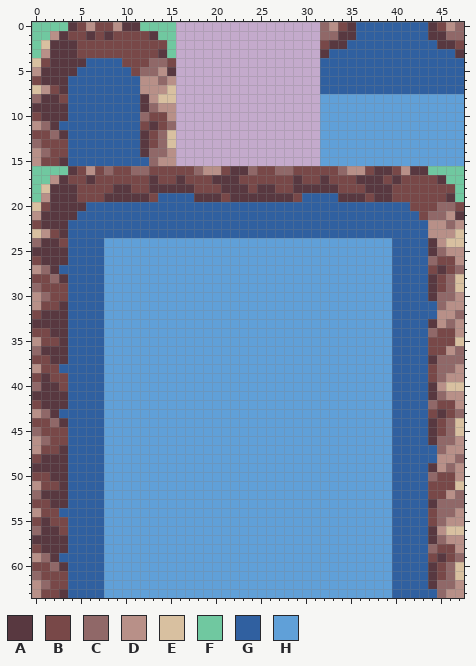
Pixel-art sprite -- Graphics/Autotiles/Still water.png. That is the earlier state.
The file is 96x128 pixels, drawn in blocks of 2x2; one block is one cell here.
Palette (. is transparent): A #583840  B #784848  C #906868  D #b89088  E #d8c0a0  F #70c8a0  G #3060a0  H #60a0d8
Pixels before (only the part around the change), first column x 0:
 0 FFFFABDBBDAAFFFF................CDBAGGGGGGGGABDC
 1 FFDABBABABBBBAFF................CCAAGGGGGGGGAACC
 2 FEAAABBBBBBBBBBF................BAAGGGGGGGGGGAAB
 3 FDAAABBBBBBBBBAF................AGGGGGGGGGGGGGGA
 4 EBAAAAGGGGBBBCCB................GGGGGGGGGGGGGGGG
 5 DAAAAGGGGGGBCCDA................GGGGGGGGGGGGGGGG
 6 BAAAGGGGGGGGDDCD................GGGGGGGGGGGGGGGG
 7 EDBAGGGGGGGGDDDE................GGGGGGGGGGGGGGGG
 8 CAABGGGGGGGGADEE................HHHHHHHHHHHHHHHH
 9 AAAAGGGGGGGGACDD................HHHHHHHHHHHHHHHH
10 BAAAGGGGGGGGCBBD................HHHHHHHHHHHHHHHH
11 DCAGGGGGGGGGBABC................HHHHHHHHHHHHHHHH
12 BBCAGGGGGGGGABCE................HHHHHHHHHHHHHHHH
13 CBBBGGGGGGGGABCE................HHHHHHHHHHHHHHHH
14 DCBBGGGGGGGGACCD................HHHHHHHHHHHHHHHH
15 DBBAGGGGGGGGGCDD................HHHHHHHHHHHHHHHH
16 FFFFABDBCBBCCBBBBBCDDBAACBBCCBBBBBCDDBAABDAAFFFF
17 FFDABBABBBBBBABBABBBAAABBBBBBABBABBBAAABABBBBAFF
18 FEAAABBBBAABBAAAAABBBAAABAABBAAAAABBBAAABBBBBBBF
19 FDAAABBBAAAAABGGGGAAABAAAAAAABGGGGAAABAABBBBBBAF
20 EBAAAAGGGGGGGGGGGGGGGGGGGGGGGGGGGGGGGGGGGGBBBCCB
21 DAAAAGGGGGGGGGGGGGGGGGGGGGGGGGGGGGGGGGGGGGGBCCDA
22 BAAAGGGGGGGGGGGGGGGGGGGGGGGGGGGGGGGGGGGGGGGGDDCD
23 EDBAGGGGGGGGGGGGGGGGGGGGGGGGGGGGGGGGGGGGGGGGDDDE
24 CAABGGGGHHHHHHHHHHHHHHHHHHHHHHHHHHHHHHHHGGGGADEE
25 AAAAGGGGHHHHHHHHHHHHHHHHHHHHHHHHHHHHHHHHGGGGACDD
26 BAAAGGGGHHHHHHHHHHHHHHHHHHHHHHHHHHHHHHHHGGGGCBBD
27 DCAGGGGGHHHHHHHHHHHHHHHHHHHHHHHHHHHHHHHHGGGGBABC
28 BBCAGGGGHHHHHHHHHHHHHHHHHHHHHHHHHHHHHHHHGGGGABCE
29 CBBBGGGGHHHHHHHHHHHHHHHHHHHHHHHHHHHHHHHHGGGGABCE
30 DCBBGGGGHHHHHHHHHHHHHHHHHHHHHHHHHHHHHHHHGGGGACCD
31 DBBAGGGGHHHHHHHHHHHHHHHHHHHHHHHHHHHHHHHHGGGGGCDD
32 BAAAGGGGHHHHHHHHHHHHHHHHHHHHHHHHHHHHHHHHGGGGGDDC
33 AAAAGGGGHHHHHHHHHHHHHHHHHHHHHHHHHHHHHHHHGGGGADCD
34 BBAAGGGGHHHHHHHHHHHHHHHHHHHHHHHHHHHHHHHHGGGGCBBD
35 DBBAGGGGHHHHHHHHHHHHHHHHHHHHHHHHHHHHHHHHGGGGBBBE
36 CAAAGGGGHHHHHHHHHHHHHHHHHHHHHHHHHHHHHHHHGGGGBBDC
37 BBAAGGGGHHHHHHHHHHHHHHHHHHHHHHHHHHHHHHHHGGGGACCC
38 DBBGGGGGHHHHHHHHHHHHHHHHHHHHHHHHHHHHHHHHGGGGBCCD
39 BABBGGGGHHHHHHHHHHHHHHHHHHHHHHHHHHHHHHHHGGGGBCDD
40 CAABGGGGHHHHHHHHHHHHHHHHHHHHHHHHHHHHHHHHGGGGADEE
41 AAAAGGGGHHHHHHHHHHHHHHHHHHHHHHHHHHHHHHHHGGGGACDD
42 BAAAGGGGHHHHHHHHHHHHHHHHHHHHHHHHHHHHHHHHGGGGCBBD
43 DCAGGGGGHHHHHHHHHHHHHHHHHHHHHHHHHHHHHHHHGGGGBABC
44 BBCAGGGGHHHHHHHHHHHHHHHHHHHHHHHHHHHHHHHHGGGGABCE
45 CBBBGGGGHHHHHHHHHHHHHHHHHHHHHHHHHHHHHHHHGGGGABCE
46 DCBBGGGGHHHHHHHHHHHHHHHHHHHHHHHHHHHHHHHHGGGGACCD
47 DBBAGGGGHHHHHHHHHHHHHHHHHHHHHHHHHHHHHHHHGGGGGCDD
48 BAAAGGGGHHHHHHHHHHHHHHHHHHHHHHHHHHHHHHHHGGGGGDDC
49 AAAAGGGGHHHHHHHHHHHHHHHHHHHHHHHHHHHHHHHHGGGGADCD
50 BBAAGGGGHHHHHHHHHHHHHHHHHHHHHHHHHHHHHHHHGGGGCBBD
51 DBBAGGGGHHHHHHHHHHHHHHHHHHHHHHHHHHHHHHHHGGGGBBBE
52 CAAAGGGGHHHHHHHHHHHHHHHHHHHHHHHHHHHHHHHHGGGGBBDC
53 BBAAGGGGHHHHHHHHHHHHHHHHHHHHHHHHHHHHHHHHGGGGACCC
54 DBBGGGGGHHHHHHHHHHHHHHHHHHHHHHHHHHHHHHHHGGGGBCCD
55 BABBGGGGHHHHHHHHHHHHHHHHHHHHHHHHHHHHHHHHGGGGBCDD
56 CAABGGGGHHHHHHHHHHHHHHHHHHHHHHHHHHHHHHHHGGGGADEE
57 AAAAGGGGHHHHHHHHHHHHHHHHHHHHHHHHHHHHHHHHGGGGACDD
58 BAAAGGGGHHHHHHHHHHHHHHHHHHHHHHHHHHHHHHHHGGGGCBBD
59 DCAGGGGGHHHHHHHHHHHHHHHHHHHHHHHHHHHHHHHHGGGGBABC
60 BBCAGGGGHHHHHHHHHHHHHHHHHHHHHHHHHHHHHHHHGGGGABCE
61 CBBBGGGGHHHHHHHHHHHHHHHHHHHHHHHHHHHHHHHHGGGGABCE
62 DCBBGGGGHHHHHHHHHHHHHHHHHHHHHHHHHHHHHHHHGGGGACCD
63 DBBAGGGGHHHHHHHHHHHHHHHHHHHHHHHHHHHHHHHHGGGGGCDD
The result:
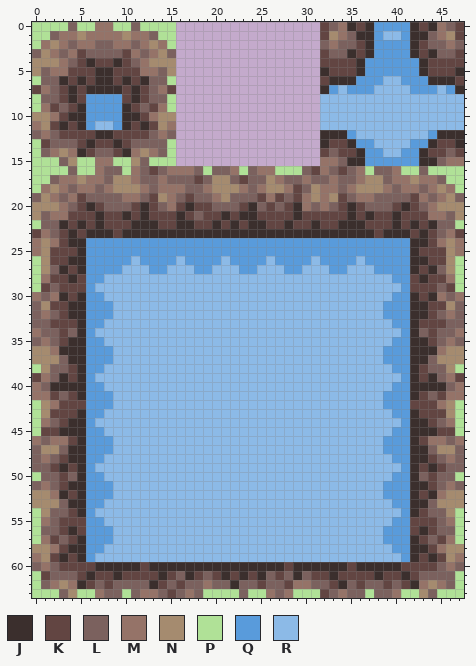
Colours new in this view: J #3b2f2d  K #624542  L #7b615e  M #957368  N #a58b6f  P #b0e197  Q #599bdb  R #8cbae7
The edit:
Changed rows in their new state; - is an unchanged pixel.
first column x 0:
 0 PPPPLPPMMPPLPPPP----------------KLMJKJQQQQJKJMLK
 1 PPLMMNMMMMNMMLPP----------------KNMLJJQRRQJJLMNK
 2 PMNMLMMLLMMLMNMP----------------LMLLKJQQQQJKLLML
 3 LNMLMKLLLLKMLMNL----------------KLLJKJQQQQJKJLLK
 4 NNNMLKJKKJKLMNNN----------------KKKKJQQQQQQJKKKK
 5 NLMMKKKJJKKKMMLN----------------JKKKJQQQQQQJKKKJ
 6 PLLJKJKJJKJKJLLP----------------KJJJQQQRRQQQJJJK
 7 KMLKJKJJJJKJKLMK----------------JQRQQQRRRRQQQRQJ
 8 PLLKJKQQQQKJKLLP----------------RRRRRRRRRRRRRRRR
 9 PMKLKJQQQQJKLKMP----------------RRRRRRRRRRRRRRRR
10 NNMKJJQQQQJJKMNN----------------RRRRRRRRRRRRRRRR
11 MNKJKJQRRQJKJKNM----------------RRRRRRRRRRRRRRRR
12 LMLKKKKJJKKKKLML----------------JJJQRRRRRRRRQJJJ
13 PKLLLKJKKJKLLLLP----------------JKKJQQRRRRQQJKKJ
14 PLMNMJKLLKJMNMLP----------------KLKKJQQRRQQJKKLK
15 PPPLNPPMMPPNLPPP----------------MMLJJQQQQQQJJLMM
16 PPPPLPPMLLPMLKLMMMLPLLMPLMMPPPLKMLKLMPLLMPPLPPPP
17 PPLMMNMMLNNMLLMLLLKLNNLKLLNMLLMLLMLLMNNLMMNMMLPP
18 PMNMLMMLMNNNMLMMMLLMNNNMLMNNMKLNMMLMNNNMLMMLMNMP
19 LNMLMKLLLLMMLKNMLKLLMNLLLKMKLKMNMNKLMMLLLLKMLMNL
20 NNNMLKJKLLLKJKLMKJKKLLLKJLKLKJMLMLKJKLLLKJKLMNNN
21 NLMMKKKJKKJKJKKKJKLKKJKJJKKKKJKKKKKJKJKKJKKKMMLN
22 PLLJKJKJKKKJJJKKJJKKJKJKJJKKJKKJKKJJJKKKJKJKJLLP
23 KMLKJKJJJKJJJJJJJJJJJJJJJJJJJJJJJJJJJJKJJJKJKLMK
24 MNMKJJQQQQQQQQQQQQQQQQQQQQQQQQQQQQQQQQQQQQJJKMNM
25 MNKKKJQQQQQQQQQQQQQQQQQQQQQQQQQQQQQQQQQQQQJKKKNM
26 PNKKJJQQQQQRQQQQRQQQQRQQQQRQQQQRQQQQRQQQQQJJKKNP
27 PNLJKJQQQQRRRQQRRRQQRRRQQRRRQQRRRQQRRRQQQQJKJLNP
28 PMKKJKQQRRRRRRRRRRRRRRRRRRRRRRRRRRRRRRRRQQKJKKMP
29 PKLKKKQRRRRRRRRRRRRRRRRRRRRRRRRRRRRRRRRRRQKKKLKP
30 MLMJKJQQRRRRRRRRRRRRRRRRRRRRRRRRRRRRRRRRQQJKJMLM
31 LNKKJJQQQRRRRRRRRRRRRRRRRRRRRRRRRRRRRRRQQQJJKKNL
32 LMLKJJQQQRRRRRRRRRRRRRRRRRRRRRRRRRRRRRRQQQJJKLML
33 LLKKKJQQRRRRRRRRRRRRRRRRRRRRRRRRRRRRRRRRQQJKKKLL
34 MLLKLJQRRRRRRRRRRRRRRRRRRRRRRRRRRRRRRRRRRQJLKLLM
35 LMLKJJQQRRRRRRRRRRRRRRRRRRRRRRRRRRRRRRRRQQJJKLML
36 NNMJJJQQQRRRRRRRRRRRRRRRRRRRRRRRRRRRRRRQQQJJJMNN
37 NNNLJJQQQRRRRRRRRRRRRRRRRRRRRRRRRRRRRRRQQQJJLNNN
38 PNLLKJQQRRRRRRRRRRRRRRRRRRRRRRRRRRRRRRRRQQJKLLNP
39 KMLJKJQRRRRRRRRRRRRRRRRRRRRRRRRRRRRRRRRRRQJKJLMK
40 MLJJJJQQRRRRRRRRRRRRRRRRRRRRRRRRRRRRRRRRQQJJJJLM
41 MMKLKJQQQRRRRRRRRRRRRRRRRRRRRRRRRRRRRRRQQQJKLKMM
42 PNMKKKQQQRRRRRRRRRRRRRRRRRRRRRRRRRRRRRRQQQKKKMNP
43 PNKKKJQQRRRRRRRRRRRRRRRRRRRRRRRRRRRRRRRRQQJKKKNP
44 PMLKJJQRRRRRRRRRRRRRRRRRRRRRRRRRRRRRRRRRRQJJKLMP
45 PKKJJJQQRRRRRRRRRRRRRRRRRRRRRRRRRRRRRRRRQQJJJKKP
46 MLMMKJQQQRRRRRRRRRRRRRRRRRRRRRRRRRRRRRRQQQJKMMLM
47 LNNLJJQQQRRRRRRRRRRRRRRRRRRRRRRRRRRRRRRQQQJJLNNL
48 LMLKJJQQRRRRRRRRRRRRRRRRRRRRRRRRRRRRRRRRQQJJKLML
49 LLKJKJQRRRRRRRRRRRRRRRRRRRRRRRRRRRRRRRRRRQJKJKLL
50 PLLKLJQQRRRRRRRRRRRRRRRRRRRRRRRRRRRRRRRRQQJLKLLP
51 LMLKJJQQQRRRRRRRRRRRRRRRRRRRRRRRRRRRRRRQQQJJKLML
52 NNMJKJQQQRRRRRRRRRRRRRRRRRRRRRRRRRRRRRRQQQJKJMNN
53 NNNLJJQQRRRRRRRRRRRRRRRRRRRRRRRRRRRRRRRRQQJJLNNN
54 PNLLKJQRRRRRRRRRRRRRRRRRRRRRRRRRRRRRRRRRRQJKLLNP
55 PMLKKKQQRRRRRRRRRRRRRRRRRRRRRRRRRRRRRRRRQQKKKLMP
56 PLLKJKQQQRRRRRRRRRRRRRRRRRRRRRRRRRRRRRRQQQKJKLLP
57 PMKLKJQQQRRRRRRRRRRRRRRRRRRRRRRRRRRRRRRQQQJKLKMP
58 NNMKJJQQRRRRRRRRRRRRRRRRRRRRRRRRRRRRRRRRQQJJKMNN
59 MNKJKJQRRRRRRRRRRRRRRRRRRRRRRRRRRRRRRRRRRQJKJKNM
60 LMLKKKKJJJJJKJJJJJJJJJJJJJJJKJJJJJJKJJJJJKKKKLML
61 PKLLLKJKKJKKKKJKLJKLKJKJKJLKLJLKKJKKKKJKKJKLLLLP
62 PLMNMJKLKLLLLJKLKLLMLLJLLKLLKMMLLKJLKLLKLKJMNMLP
63 PPPLNPPMLLPLMMLKLMLPPPPLPPMLMPPPKLMLLPLLMPPNLPPP
